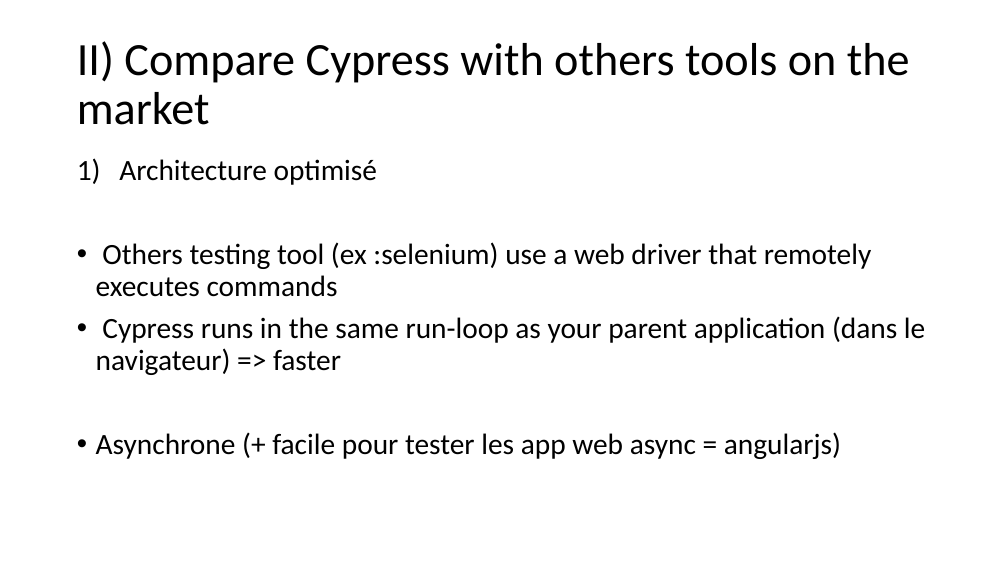
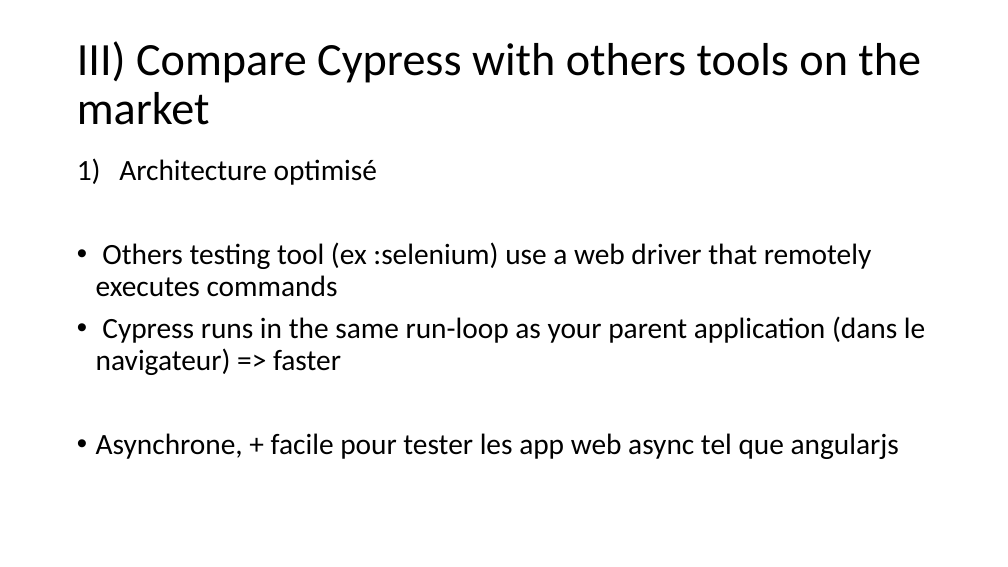
Before and after one commit to seblast312/cypress_youtube, a slide deck: slide 9 of Cypress.pptx (slide 6 before the commit). Drawn at 1008x567 pixels with LibreOffice and Linux fonts; fonts in the diff are those of the drawing. Boxes give left, top, right and bottom in pixels: in the first picture for what was removed or moved away, otherwise in the second. Text is boxed around its words. In the diff, an @@ line names an element or a change of style, - is before the commit and + after.

```diff
--- a/Cypress.pptx
+++ b/Cypress.pptx
@@ title at [77, 41, 921, 125]: text changed @@
-II) Compare Cypress with others tools on the market
+III) Compare Cypress with others tools on the market
@@ text at [96, 433, 899, 459]: text changed @@
-• Asynchrone (+ facile pour tester les app web async = angularjs)
+• Asynchrone, + facile pour tester les app web async tel que angularjs
```
Also in this commit, not shown: 6 other slides changed, 5 slides added, 1 slide removed, 16 other files.
